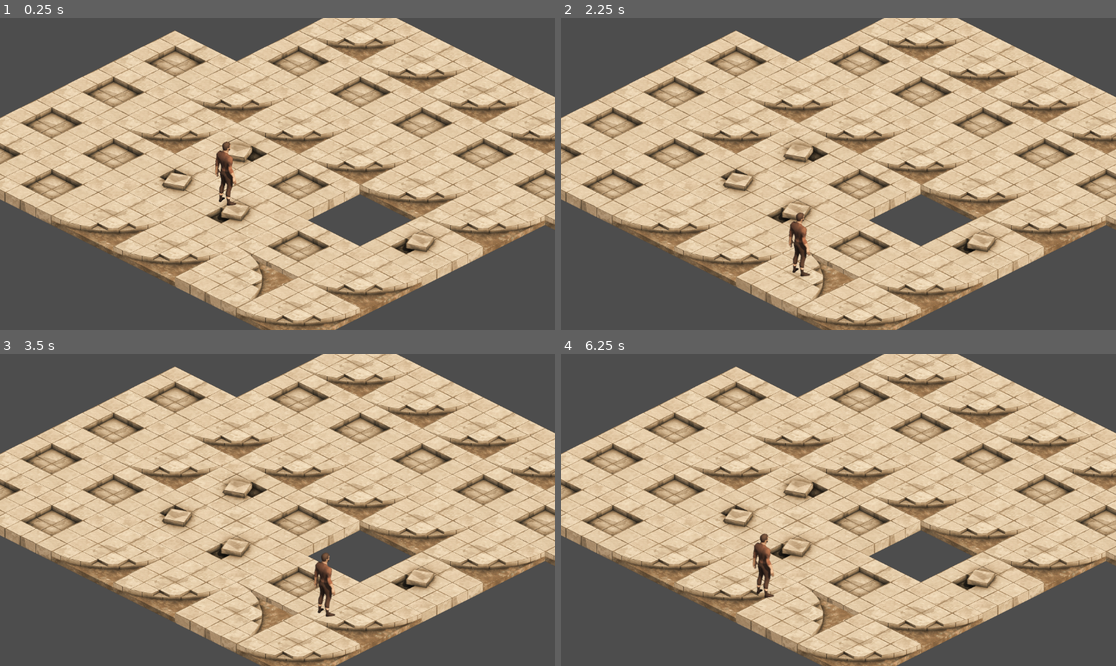
Above: before the commit, frames 1-4 (two rows, left to right).
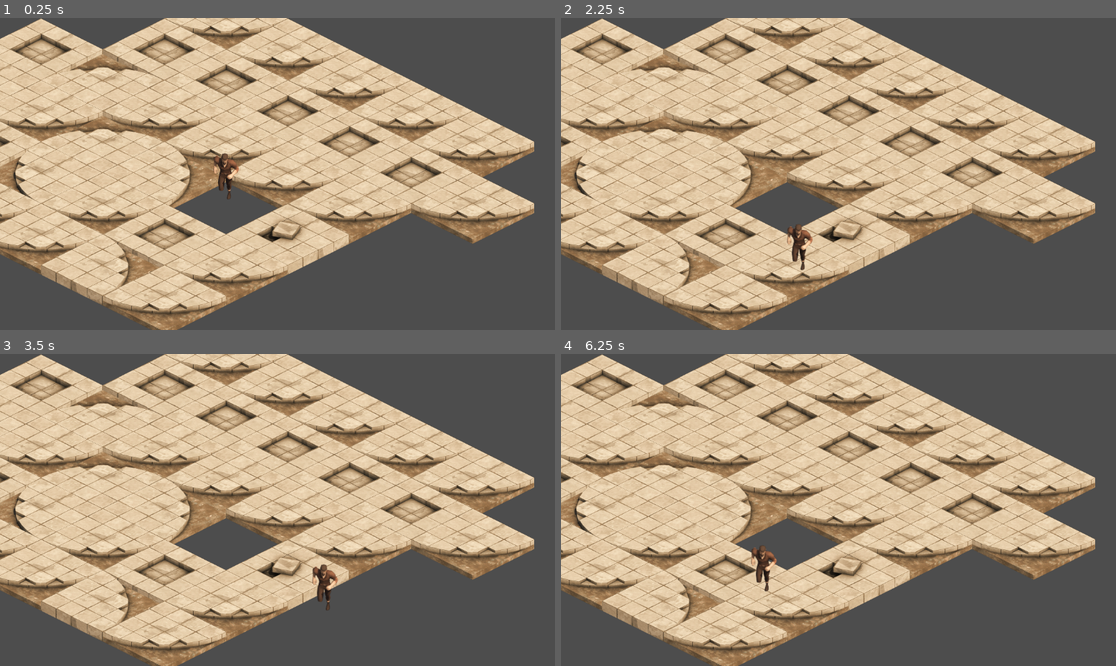
Above: after the commit, the same moments.

Repository: marcell-toing/LOOTERGAME-W
Game: Godot game, scene res://main.tscn
Two runs of this game, one before a commit and one after it. Both use one fixed random seed, a clock stepped at 60 frames per second and the inputs below.
Inputs:
- Up to frame 1 (0.25 s): no input
- Up to frame 2 (2.25 s): tap Enter at 0.5 s; hold D (move_right) 0.53-1.28 s; hold S (move_down) 1.28-2.03 s; hold D (move_right) from 2.03 s (still down)
- Up to frame 3 (3.5 s): release D (move_right) at 2.78 s; hold W (move_up) from 2.78 s (still down)
- Up to frame 4 (6.25 s): release W (move_up) at 3.53 s; hold A (move_left) 3.53-5.03 s; hold S (move_down) 5.03-5.78 s; hold D (move_right) from 5.78 s (still down)

The runs differ from the first frame. In frame 1, 60% of the frame differs, in the area x 0-100%, y 0-100%; in frame 2, 60%; in frame 3, 60%; in frame 4, 60%.

Commit message:
test

Diff:
--- a/CURRENT-META/Player/player.tscn
+++ b/CURRENT-META/Player/player.tscn
@@ -471,18 +471,15 @@
 "speed": 12.0
 }]
 
-[sub_resource type="CapsuleShape2D" id="CapsuleShape2D_5v1or"]
-height = 118.0
-
 [node name="Player" type="CharacterBody2D"]
 script = ExtResource("1_n6bnq")
 
 [node name="AnimatedSprite2D" type="AnimatedSprite2D" parent="."]
 position = Vector2(3, 0)
 sprite_frames = SubResource("SpriteFrames_uxeid")
-animation = &"idle0"
+animation = &"run3"
+frame_progress = 0.915691
 offset = Vector2(0, -205)
 
-[node name="CollisionShape2D" type="CollisionShape2D" parent="."]
-position = Vector2(2, -63)
-shape = SubResource("CapsuleShape2D_5v1or")
+[node name="CollisionPolygon2D" type="CollisionPolygon2D" parent="."]
+polygon = PackedVector2Array(-11, 3, -29, -6, -29, -21, -11, -30, 16, -30, 33, -21, 33, -8, 16, 3)
--- a/CURRENT-META/dungeon_0.tscn
+++ b/CURRENT-META/dungeon_0.tscn
@@ -14,7 +14,9 @@
 
 [sub_resource type="TileSetAtlasSource" id="TileSetAtlasSource_onc15"]
 texture = ExtResource("1_7janl")
-texture_region_size = Vector2i(256, 128)
+margins = Vector2i(0, 68)
+texture_region_size = Vector2i(256, 148)
+0:2/0 = 0
 
 [sub_resource type="TileSetAtlasSource" id="TileSetAtlasSource_e3bte"]
 texture = ExtResource("2_05cyj")
@@ -48,11 +50,15 @@
 
 [sub_resource type="TileSetAtlasSource" id="TileSetAtlasSource_3qlyf"]
 texture = ExtResource("7_i3ta5")
-texture_region_size = Vector2i(256, 128)
+margins = Vector2i(0, 68)
+texture_region_size = Vector2i(256, 148)
+0:2/0 = 0
 
 [sub_resource type="TileSetAtlasSource" id="TileSetAtlasSource_edu4g"]
 texture = ExtResource("8_lbwfs")
-texture_region_size = Vector2i(256, 128)
+margins = Vector2i(0, 68)
+texture_region_size = Vector2i(256, 148)
+0:2/0 = 0
 
 [sub_resource type="TileSetAtlasSource" id="TileSetAtlasSource_f238k"]
 texture = ExtResource("9_t6vpt")
@@ -79,13 +85,13 @@
 
 [node name="Floor" type="TileMap" parent="."]
 y_sort_enabled = true
-position = Vector2(621, 257)
+position = Vector2(343, 232)
 tile_set = SubResource("TileSet_5wixc")
 cell_quadrant_size = 32
 format = 2
 layer_0/y_sort_enabled = true
 layer_0/z_index = -1
-layer_0/tile_data = PackedInt32Array(-65537, 1, 2, 65535, 2, 2, -2, 3, 2, -65536, 4, 2, -131072, 4, 2, 131071, 8, 2, 131072, 4, 2, 1, 4, 2, -65535, 8, 2, -131071, 8, 2, -196608, 8, 2, 262143, 4, 2, 196607, 5, 2, 131070, 4, 2, 65534, 4, 2, -3, 8, 2, -65538, 8, 2, -131074, 4, 2, -196609, 4, 2, -131073, 4, 2, -262144, 8, 2, -262145, 8, 2, -65539, 8, 2, -4, 8, 2, -131075, 8, 2, -196610, 8, 2, -262146, 8, 2, -262143, 4, 2, -327680, 4, 2, -393216, 4, 2, -196607, 4, 2, -131070, 4, 2, 2, 4, 2, 65536, 2, 2, 0, 8, 2, -1, 8, 2)
+layer_0/tile_data = PackedInt32Array(-65536, 4, 2, -131072, 4, 2, 131071, 8, 2, 131072, 4, 2, 1, 4, 2, -65535, 8, 2, -131071, 8, 2, -196608, 8, 2, 262143, 4, 2, 196607, 5, 2, 131070, 4, 2, 65534, 4, 2, -3, 8, 2, -65538, 8, 2, -131074, 4, 2, -196609, 7, 2, -131073, 4, 2, -262144, 8, 2, -262145, 8, 2, -65539, 8, 2, -4, 8, 2, -131075, 8, 2, -196610, 6, 2, -262146, 8, 2, -262143, 4, 2, -327680, 4, 2, -393216, 4, 2, -196607, 4, 2, -131070, 4, 2, 2, 4, 2, 65536, 2, 2, 0, 8, 2, -65537, 7, 2, -2, 6, 2, -1, 5, 2, 65535, 4, 2)
 script = ExtResource("37_1qgnd")
 
 [node name="Walls" type="TileMap" parent="."]
Not shown: 1 places in CURRENT-META/Player/player.tscn that only renumber resources
